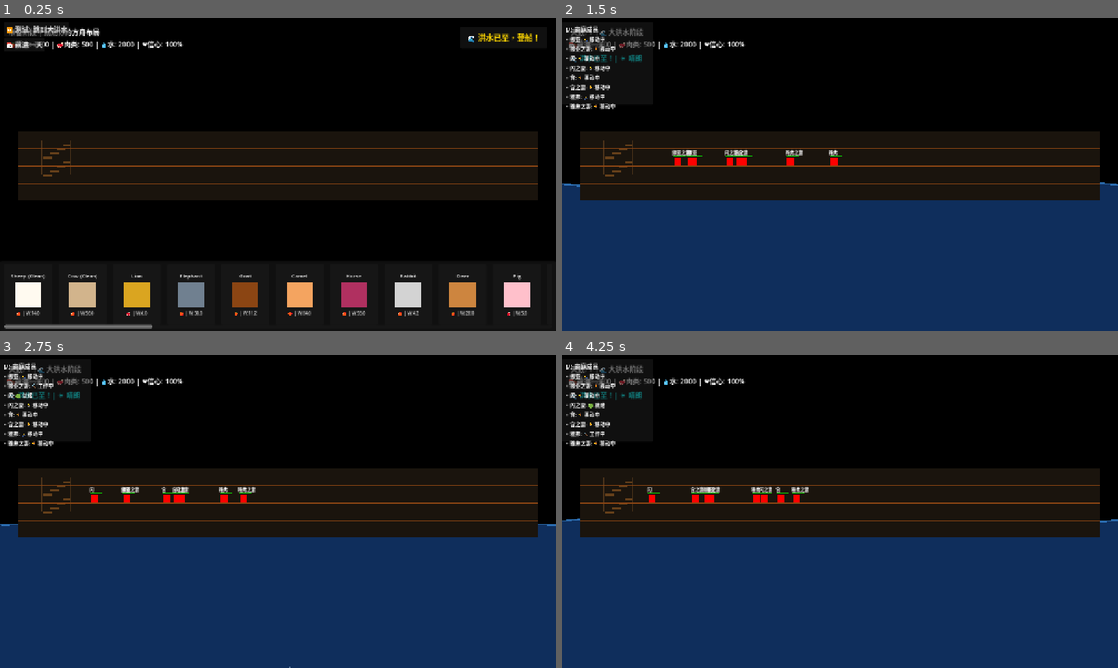
Above: before the commit, frames 1-4 (two rows, left to right).
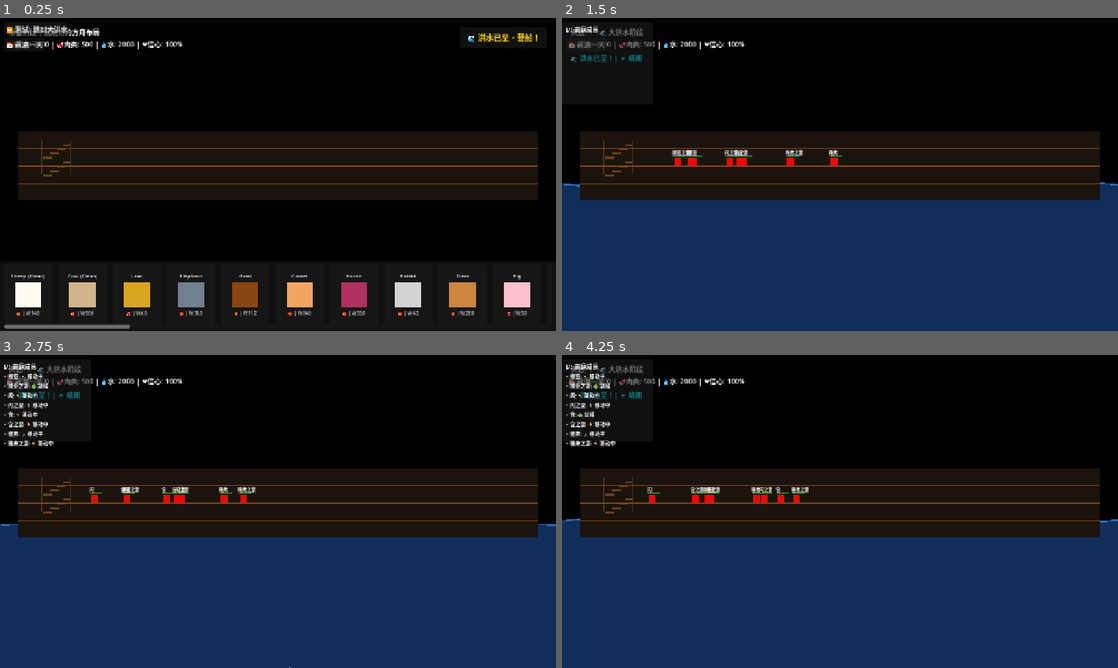
Above: after the commit, the same moments.

Repository: AirtisTech/project_covenant1
Game: Godot game, scene res://scenes/world/ark_scene.tscn
Two runs of this game, one before a commit and one after it. Both use one fixed random seed, a clock stepped at 60 frames per second and the inputs below.
Inputs:
- Up to frame 1 (0.25 s): no input
- Up to frame 2 (1.5 s): click "🌊 洪水已至，登船！" at 0.5 s; click "⏩ 测试: 跳到大洪水" at 1.25 s
- Up to frame 3 (2.75 s): click "📅 前进一天" at 2 s
- Up to frame 4 (4.25 s): click "📅 前进一天" at 2.75 s; click "📅 前进一天" at 3.5 s

The runs differ from the first frame. In frame 1, less than 0.1% of the frame differs, in the area x 23-28%, y 97-100%; in frame 2, 0.7%, in the area x 0-10%, y 6-30%; in frame 3, less than 0.1%; in frame 4, 0.2%.

Commit message:
Fix bugs and add more bird species
- Fix animal_survival: _dead_animal now correctly calls add_faith instead of non-existent modify_faith
- Improve family_panel: use proper enum comparison, optimize to update every second instead of every frame
- Add 8 new bird species: crane, pelican, stork, ibis, swan, flamingo, heron

Diff:
--- a/scripts/globals/animal_survival.gd
+++ b/scripts/globals/animal_survival.gd
@@ -299,7 +299,7 @@
 	# 信仰损失
 	var gm = get_node_or_null("/root/GameManager")
 	if gm:
-		gm.call("modify_faith", -FAITH_DRAIN)
+		gm.add_faith(-FAITH_DRAIN)
 
 	animal_died.emit(animal)
 	print("💀 Animal died! Faith -%d" % FAITH_DRAIN)
--- a/scripts/globals/layout_manager.gd
+++ b/scripts/globals/layout_manager.gd
@@ -505,3 +505,74 @@
 	leech.placement_faith_cost = 0.2
 	leech.visual_color = Color(0.3, 0.2, 0.25)
 	species_list.append(leech)
+
+	# ===== 更多独特动物 =====
+	var crane = AnimalSpeciesClass.new()
+	crane.species_name = "Crane"
+	crane.description = "优雅的长腿鸟类。"
+	crane.is_clean = true
+	crane.base_width_cubits = 2.5
+	crane.base_weight = 0.4
+	crane.placement_faith_cost = 0.5
+	crane.visual_color = Color(0.95, 0.9, 0.85)
+	species_list.append(crane)
+
+	var pelican = AnimalSpeciesClass.new()
+	pelican.species_name = "Pelican"
+	pelican.description = "大型捕鱼鸟类。"
+	pelican.is_clean = true
+	pelican.base_width_cubits = 4.0
+	pelican.base_weight = 1.0
+	pelican.placement_faith_cost = 0.8
+	pelican.visual_color = Color(0.95, 0.95, 0.9)
+	species_list.append(pelican)
+
+	var stork = AnimalSpeciesClass.new()
+	stork.species_name = "Stork"
+	stork.description = "传说中的送子鸟。"
+	stork.is_clean = true
+	stork.base_width_cubits = 3.5
+	stork.base_weight = 0.7
+	stork.placement_faith_cost = 0.7
+	stork.visual_color = Color(1.0, 1.0, 1.0)
+	species_list.append(stork)
+
+	var ibis = AnimalSpeciesClass.new()
+	ibis.species_name = "Ibis"
+	ibis.description = "优雅的白色水鸟。"
+	ibis.is_clean = true
+	ibis.base_width_cubits = 2.0
+	ibis.base_weight = 0.4
+	ibis.placement_faith_cost = 0.4
+	ibis.visual_color = Color(0.9, 0.95, 1.0)
+	species_list.append(ibis)
+
+	var swan = AnimalSpeciesClass.new()
+	swan.species_name = "Swan"
+	swan.description = "美丽的天鹅。"
+	swan.is_clean = true
+	swan.base_width_cubits = 4.0
+	swan.base_weight = 1.2
+	swan.placement_faith_cost = 0.9
+	swan.visual_color = Color(1.0, 1.0, 1.0)
+	species_list.append(swan)
+
+	var flamingo = AnimalSpeciesClass.new()
+	flamingo.species_name = "Flamingo"
+	flamingo.description = "独特的粉红色鸟类。"
+	flamingo.is_clean = true
+	flamingo.base_width_cubits = 3.0
+	flamingo.base_weight = 0.6
+	flamingo.placement_faith_cost = 0.6
+	flamingo.visual_color = Color(1.0, 0.7, 0.7)
+	species_list.append(flamingo)
+
+	var heron = AnimalSpeciesClass.new()
+	heron.species_name = "Heron"
+	heron.description = "水边的钓鱼高手。"
+	heron.is_clean = true
+	heron.base_width_cubits = 3.5
+	heron.base_weight = 0.5
+	heron.placement_faith_cost = 0.5
+	heron.visual_color = Color(0.5, 0.55, 0.6)
+	species_list.append(heron)
--- a/scripts/ui/family_panel.gd
+++ b/scripts/ui/family_panel.gd
@@ -4,6 +4,7 @@
 # 显示所有家庭成员的状态
 
 var family_container: VBoxContainer
+var update_timer: float = 0.0
 
 func _ready():
 	visible = false
@@ -35,8 +36,11 @@
 	family_container.size = Vector2(200, 160)
 	panel.add_child(family_container)
 
-func _process(_delta):
-	_update_family_status()
+func _process(delta):
+	update_timer += delta
+	if update_timer >= 1.0:  # 每秒更新一次
+		update_timer = 0.0
+		_update_family_status()
 
 func _update_family_status():
 	if not visible:
@@ -74,7 +78,8 @@
 
 func _on_phase_changed(from, to):
 	# 在大洪水和漂流阶段显示
-	if to == 1 or to == 2:  # DELUGE or DRIFT
+	var pm = get_node_or_null("/root/PhaseManager")
+	if pm and (to == pm.Phase.DELUGE or to == pm.Phase.DRIFT):
 		visible = true
 	else:
 		visible = false
